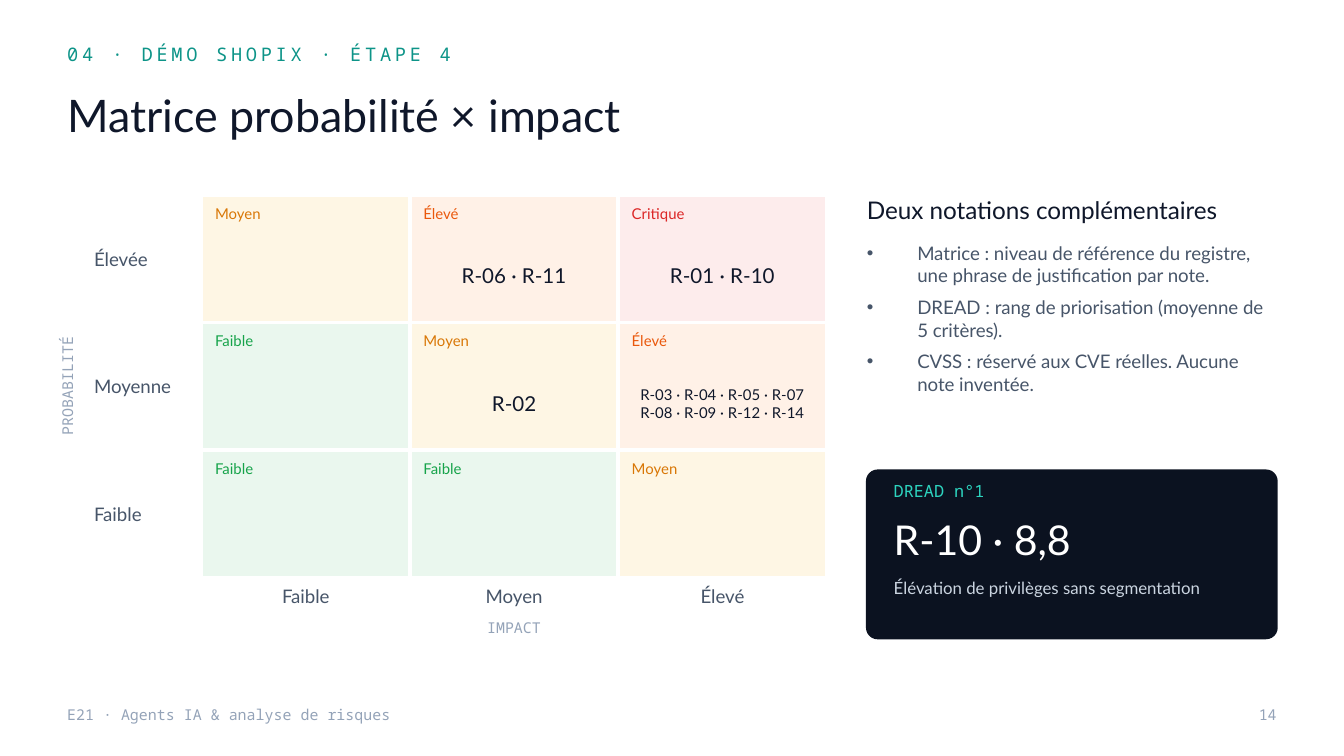
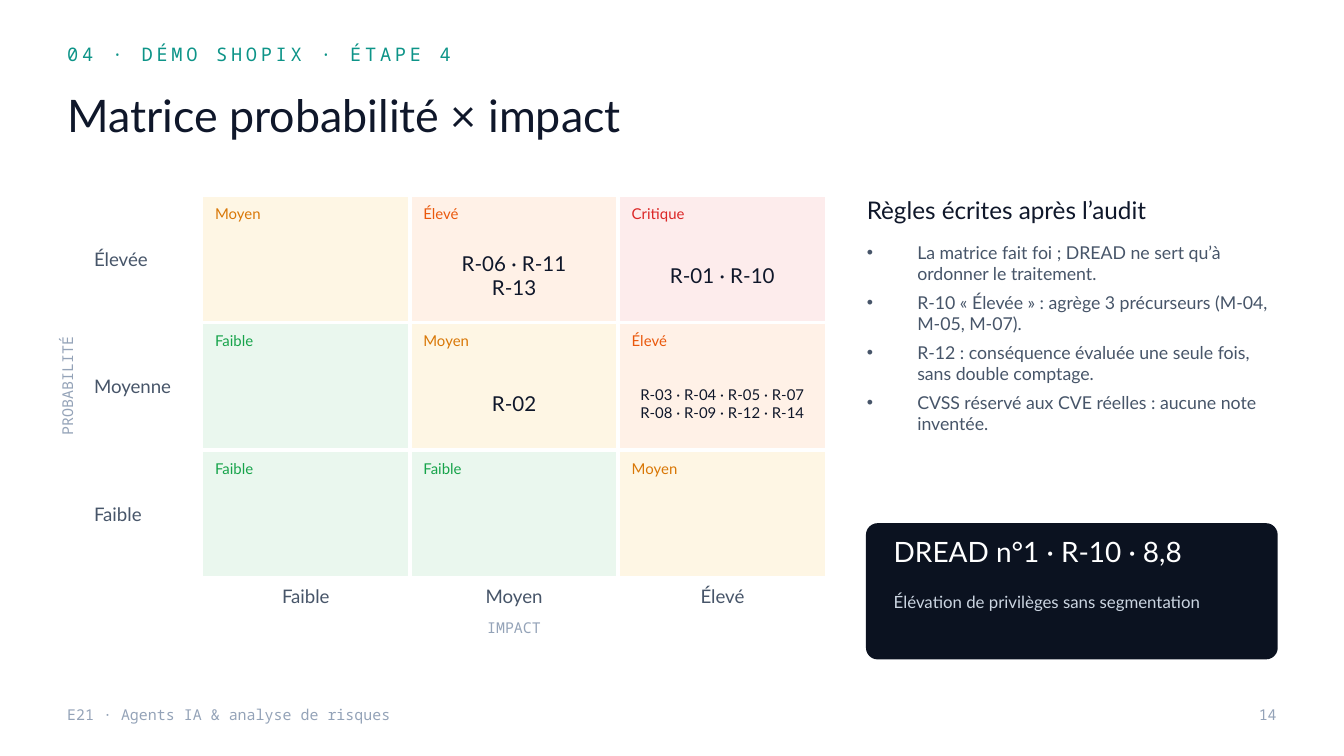
Before and after one commit to MelvinBzh/management_de_la_securite, a slide deck: slide 14 of soutenance/Soutenance_E21_Agents_IA.pptx (slide 15 before the commit). Drawn at 1344x756 pixels with LibreOffice and Linux fonts; fonts in the diff are those of the drawing. Boxes give left, top, right and bottom in pixels: in the first picture for what was removed or moved away, otherwise in the second. Text is boxed around its words. In the diff, an @@ line names an element or a change of style, - is before the commit and + after.

```diff
--- a/soutenance/Soutenance_E21_Agents_IA.pptx
+++ b/soutenance/Soutenance_E21_Agents_IA.pptx
@@ text at (867,200,1146,224): text changed @@
-Deux notations complémentaires
+Règles écrites après l’audit
@@ text at (917,245,1267,430): text changed; size 10 to 9.5 pt @@
-• Matrice : niveau de référence du registre, une phrase de justification par note.
-• DREAD : rang de priorisation (moyenne de 5 critères).
-• CVSS : réservé aux CVE réelles. Aucune note inventée.
+• La matrice fait foi ; DREAD ne sert qu’à ordonner le traitement.
+• R-10 « Élevée » : agrège 3 précurseurs (M-04, M-05, M-07).
+• R-12 : conséquence évaluée une seule fois, sans double comptage.
+• CVSS réservé aux CVE réelles : aucune note inventée.
@@ text at (492,280,536,295): paragraph added @@
+R-13
@@ rounded rectangle: place and size @@
-rounded rectangle at (867,470,1277,638)
+rounded rectangle at (867,524,1277,659)
@@ rounded rectangle at (867,524,1277,659): proportions changed @@
@@ text removed at (894,525,1071,561) @@
-R-10 · 8,8
@@ text at (894,541,1182,566): text changed; size 9 to 15 pt; font Noto Sans Mono to Lato; text colour #2DD4BF to #FFFFFF @@
-DREAD n°1
+DREAD n°1 · R-10 · 8,8
@@ text "Élévation de privilèges sans segmentation": place and size @@
-text "Élévation de privilèges sans segmentation" at (894,580,1200,597)
+text "Élévation de privilèges sans segmentation" at (894,594,1200,611)
```
Also in this commit, not shown: 20 other slides changed, 1 slide added, 1 slide removed.
